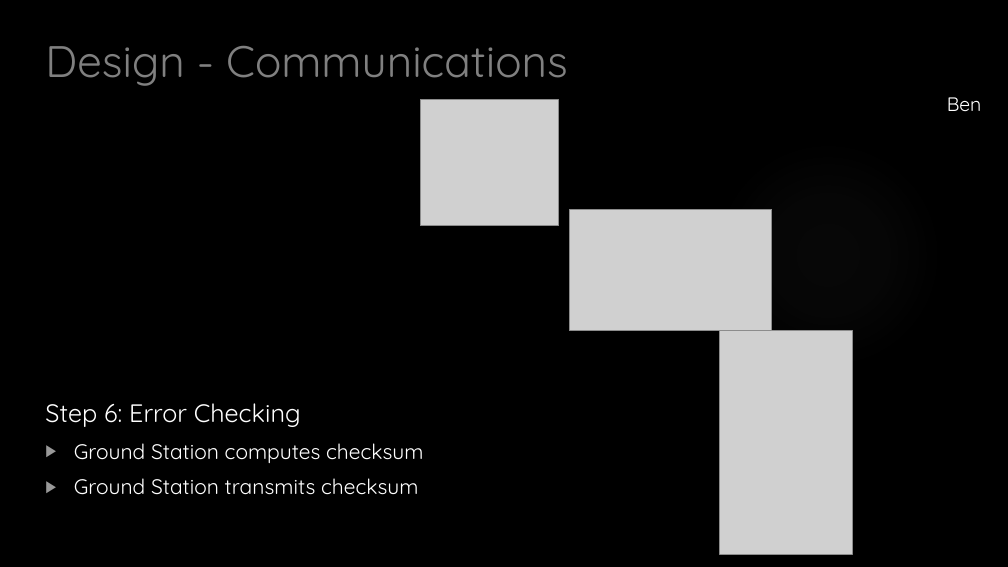
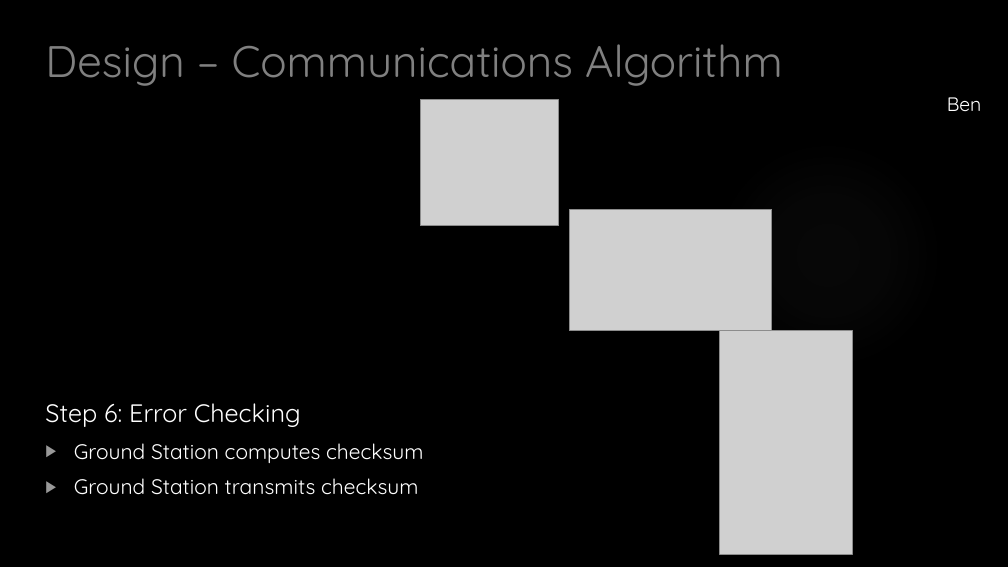
Before and after one commit to HASP-UMN/CubeSat, a slide deck: slide 34 of Presentations/CDR_Presentation.pptx (slide 31 before the commit). Drawn at 1008x567 pixels with LibreOffice and Linux fonts; fonts in the diff are those of the drawing; grey boxes stand for pictures; background and template pictures are left out. Boxes give left, top, right and bottom in pixels: in the first picture for what was removed or moved away, otherwise in the second. Text is boxed around its words. In the diff, an @@ line names an element or a change of style, - is before the commit and + after.

Commit message:
Added Communications Calculations

```diff
--- a/Presentations/CDR_Presentation.pptx
+++ b/Presentations/CDR_Presentation.pptx
@@ title at bbox=[45, 44, 783, 86]: text changed @@
-Design - Communications
+Design – Communications Algorithm
```
Also in this commit, not shown: 11 other slides changed, 3 slides added.
